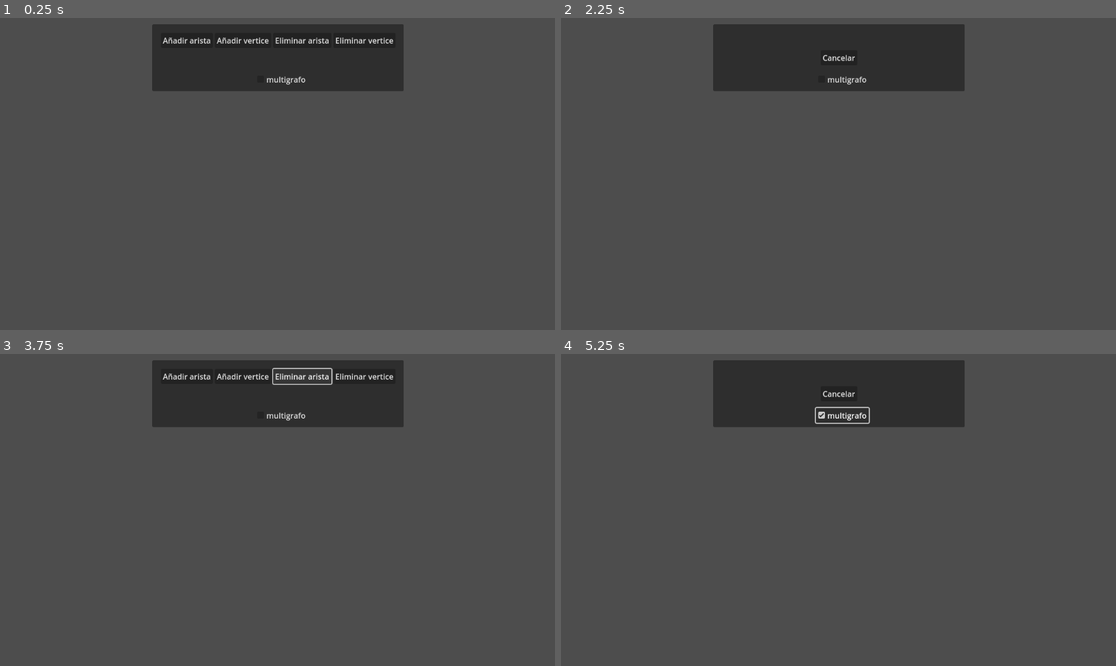
Above: before the commit, frames 1-4 (two rows, left to right).
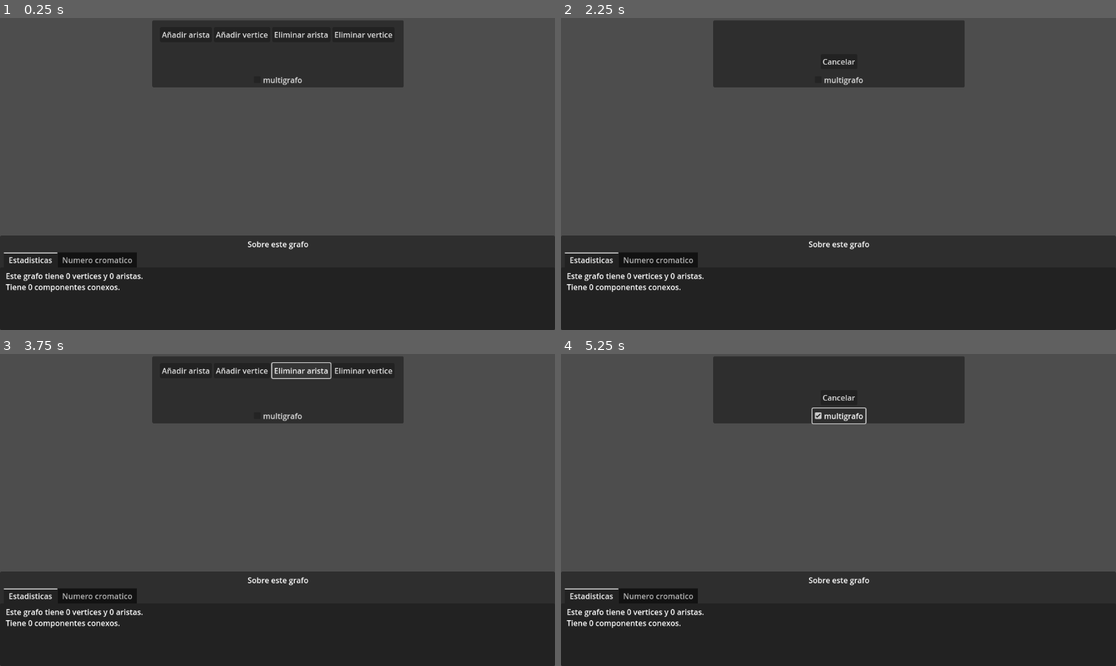
Above: after the commit, the same moments.

Repository: AndresDavidCalderon/exploragrafos
Game: Godot game, scene res://main.tscn
Two runs of this game, one before a commit and one after it. Both use one fixed random seed, a clock stepped at 60 frames per second and the inputs below.
Inputs:
- Up to frame 1 (0.25 s): no input
- Up to frame 2 (2.25 s): click "Añadir arista" at 0.5 s; click "Listo" at 1.25 s; click "Añadir vertice" at 2 s
- Up to frame 3 (3.75 s): click "Cancelar" at 2.75 s; click "Eliminar arista" at 3.5 s
- Up to frame 4 (5.25 s): click "Eliminar vertice" at 4.25 s; click "multigrafo" at 5 s

The runs differ from the first frame. In frame 1, 32% of the frame differs, in the area x 0-100%, y 0-100%; in frame 2, 31%; in frame 3, 32%; in frame 4, 31%.

Commit message:
sobre el grafo

Diff:
--- a/caja_herramientas.gd
+++ b/caja_herramientas.gd
@@ -1,6 +1,7 @@
 extends Panel
 
 @onready var mundo = get_node("/root/World")
+
 
 func _on_world_estado_cambiado(nuevoEstado:int) -> void:
     if nuevoEstado!=mundo.Estados.ESPERA:
--- a/entidades/arista.gd
+++ b/entidades/arista.gd
@@ -4,6 +4,7 @@
 var fin:Vertice
 
 func configurar(inicio_nuevo:Vertice,fin_nuevo:Vertice)->void:
+    # El inicio es siempre el de menor indice.
     inicio=inicio_nuevo if inicio_nuevo.get_index()<fin_nuevo.get_index() else fin_nuevo
     fin=fin_nuevo if inicio_nuevo.get_index()<fin_nuevo.get_index() else inicio_nuevo
     inicio.aristas.append(self)
@@ -32,4 +33,9 @@
 func eliminar()->void:
     inicio.aristas.erase(self)
     fin.aristas.erase(self)
+    var aristasTotales=get_parent().aristas
+    aristasTotales.erase(self)
     queue_free()
+
+func opuesto(vertice:Vertice):
+    return fin if inicio==vertice else inicio
--- a/entidades/vertice.gd
+++ b/entidades/vertice.gd
@@ -2,9 +2,11 @@
 extends Node
 
 var aristas=[]
+var nombre=""
 
 func _ready() -> void:
 	get_parent().seleccion_cambiada.connect(seleccion_cambiada)
+	nombre=str(get_index())
 
 func _on_seleccion_pressed() -> void:
 	get_parent().vertice_seleccionado(self)
@@ -16,7 +18,7 @@
 		$TickSeleccionado.hide()
 
 func eliminar() -> void:
-	for arista in aristas:
+	for arista in aristas.duplicate():
 		arista.eliminar()
 	queue_free()
 
@@ -32,3 +34,6 @@
 		if arista.inicio==vertice or arista.fin==vertice:
 			aristas_seleccionadas.append(arista)
 	return aristas_seleccionadas
+
+func colorear(color:Color) -> void:
+	$Sprite2D.modulate=color
--- a/entidades/vertice.tscn
+++ b/entidades/vertice.tscn
@@ -1,8 +1,9 @@
-[gd_scene load_steps=4 format=3 uid="uid://ca0qb0ckmyho4"]
+[gd_scene load_steps=5 format=3 uid="uid://ca0qb0ckmyho4"]
 
 [ext_resource type="Texture2D" uid="uid://77ttwhjoffo0" path="res://entidades/vertice.png" id="1_bv1u3"]
 [ext_resource type="Script" uid="uid://6jy33f374r1k" path="res://entidades/vertice.gd" id="1_hv7fp"]
 [ext_resource type="Texture2D" uid="uid://cro2a5xxtl833" path="res://entidades/seleccion.png" id="3_u3r41"]
+[ext_resource type="Texture2D" uid="uid://c0jiwepxc62wq" path="res://entidades/error_bipartito.png" id="4_xvijj"]
 
 [node name="Vertice" type="Node2D"]
 script = ExtResource("1_hv7fp")
@@ -23,4 +24,8 @@
 position = Vector2(-1, 2)
 texture = ExtResource("3_u3r41")
 
+[node name="ErrorBipartito" type="Sprite2D" parent="."]
+visible = false
+texture = ExtResource("4_xvijj")
+
 [connection signal="pressed" from="Seleccion" to="." method="_on_seleccion_pressed"]
--- /dev/null
+++ b/estadisticas.gd
@@ -0,0 +1,12 @@
+extends Control
+
+func _ready() -> void:
+    get_parent().set_tab_title(0,"Estadisticas")
+    Globals.grafo.grafo_cambiado.connect(actualizar)
+    actualizar()
+    visibility_changed.connect(actualizar)
+
+func actualizar():
+    $RichTextLabel.text="Este grafo tiene " + str(Globals.grafo.vertices.size()) + " vertices y " + str(Globals.grafo.aristas.size()) + " aristas."
+    $RichTextLabel.text+="\n"
+    $RichTextLabel.text+="Tiene " + str(Globals.grafo.obtener_componentes_conexos().size()) + " componentes conexos."
--- /dev/null
+++ b/globals.gd
@@ -0,0 +1,3 @@
+extends Node
+
+var grafo
--- a/main.tscn
+++ b/main.tscn
@@ -1,9 +1,11 @@
-[gd_scene load_steps=5 format=3 uid="uid://bh0bqya2jla5j"]
+[gd_scene load_steps=7 format=3 uid="uid://bh0bqya2jla5j"]
 
 [ext_resource type="Script" uid="uid://dy6kysucj6gjc" path="res://world.gd" id="1_ig7tw"]
 [ext_resource type="PackedScene" uid="uid://ca0qb0ckmyho4" path="res://entidades/vertice.tscn" id="2_0xm2m"]
 [ext_resource type="PackedScene" uid="uid://cqqgkgi6it0ng" path="res://entidades/arista.tscn" id="3_1bvp3"]
 [ext_resource type="Script" uid="uid://u5dovwfqvhxf" path="res://caja_herramientas.gd" id="3_h2yge"]
+[ext_resource type="Script" uid="uid://cn4si5v8371jp" path="res://estadisticas.gd" id="5_7mycd"]
+[ext_resource type="Script" uid="uid://bski57waoy50a" path="res://numero_cromatico.gd" id="5_lquwl"]
 
 [node name="World" type="Node"]
 script = ExtResource("1_ig7tw")
@@ -17,21 +19,20 @@
 anchor_left = 0.5
 anchor_right = 0.5
 offset_left = -260.0
-offset_top = 13.0
+offset_top = 5.0
 offset_right = 262.0
-offset_bottom = 152.0
+offset_bottom = 144.0
 grow_horizontal = 2
 script = ExtResource("3_h2yge")
 
 [node name="Herramientas" type="HBoxContainer" parent="UI/Top"]
-layout_mode = 1
-anchors_preset = 5
+layout_mode = 2
 anchor_left = 0.5
 anchor_right = 0.5
-offset_left = -243.0
-offset_top = 18.0
-offset_right = 244.0
-offset_bottom = 49.0
+offset_left = -245.0
+offset_top = 14.0
+offset_right = 242.0
+offset_bottom = 45.0
 grow_horizontal = 2
 
 [node name="AddArista" type="Button" parent="UI/Top/Herramientas"]
@@ -52,27 +53,99 @@
 
 [node name="Cancelar" type="Button" parent="UI/Top"]
 visible = false
-layout_mode = 1
-anchors_preset = 8
+layout_mode = 2
 anchor_left = 0.5
 anchor_top = 0.5
 anchor_right = 0.5
 anchor_bottom = 0.5
-offset_left = -4.0
-offset_top = -4.0
-offset_right = 4.0
-offset_bottom = 4.0
+offset_left = -37.0
+offset_right = 37.0
+offset_bottom = 31.0
 grow_horizontal = 2
 grow_vertical = 2
 text = "cancelar"
 
 [node name="Multigrafo" type="CheckBox" parent="UI/Top"]
-layout_mode = 0
-offset_left = 213.0
-offset_top = 99.0
-offset_right = 237.0
-offset_bottom = 123.0
+layout_mode = 2
+anchor_left = 0.5
+anchor_top = 1.0
+anchor_right = 0.5
+anchor_bottom = 1.0
+offset_left = -55.0
+offset_top = -31.0
+offset_right = 55.0
+grow_horizontal = 2
+grow_vertical = 0
 text = "multigrafo"
+
+[node name="Panel" type="Panel" parent="UI"]
+anchors_preset = 12
+anchor_top = 1.0
+anchor_right = 1.0
+anchor_bottom = 1.0
+offset_top = -196.0
+grow_horizontal = 2
+grow_vertical = 0
+
+[node name="Title" type="Label" parent="UI/Panel"]
+layout_mode = 1
+anchors_preset = 10
+anchor_right = 1.0
+offset_left = 4.0
+offset_top = 6.0
+offset_bottom = 29.0
+grow_horizontal = 2
+text = "Sobre este grafo"
+horizontal_alignment = 1
+
+[node name="TabContainer" type="TabContainer" parent="UI/Panel"]
+layout_mode = 1
+anchors_preset = 15
+anchor_right = 1.0
+anchor_bottom = 1.0
+offset_top = 35.0
+grow_horizontal = 2
+grow_vertical = 2
+current_tab = 0
+
+[node name="Estadisticas" type="Control" parent="UI/Panel/TabContainer"]
+layout_mode = 2
+script = ExtResource("5_7mycd")
+metadata/_tab_index = 0
+
+[node name="RichTextLabel" type="RichTextLabel" parent="UI/Panel/TabContainer/Estadisticas"]
+layout_mode = 1
+anchors_preset = 15
+anchor_right = 1.0
+anchor_bottom = 1.0
+offset_left = 12.0
+offset_top = 6.0
+offset_right = -9.0
+offset_bottom = -7.0
+grow_horizontal = 2
+grow_vertical = 2
+
+[node name="NumeroCromatico" type="Control" parent="UI/Panel/TabContainer"]
+visible = false
+layout_mode = 2
+script = ExtResource("5_lquwl")
+metadata/_tab_index = 1
+
+[node name="RichTextLabel" type="RichTextLabel" parent="UI/Panel/TabContainer/NumeroCromatico"]
+layout_mode = 1
+anchors_preset = 15
+anchor_right = 1.0
+anchor_bottom = 1.0
+offset_left = 12.0
+offset_top = 5.0
+offset_right = -11.0
+offset_bottom = -10.0
+grow_horizontal = 2
+grow_vertical = 2
+bbcode_enabled = true
+
+[node name="Camera2D" type="Camera2D" parent="."]
+position = Vector2(574, 323)
 
 [connection signal="estado_cambiado" from="." to="UI/Top" method="_on_world_estado_cambiado"]
 [connection signal="pressed" from="UI/Top/Herramientas/AddArista" to="." method="_on_add_arista_pressed"]
--- /dev/null
+++ b/numero_cromatico.gd
@@ -0,0 +1,73 @@
+extends Control
+
+var coloreado=false
+
+var vertices_rojos:Array[Vertice]=[]
+var vertices_azules:Array[Vertice]=[]
+var no_bipartito_por:Array[Vertice]=[]
+
+func _ready() -> void:
+    get_parent().set_tab_title(1,"Numero cromatico")
+    Globals.grafo.grafo_cambiado.connect(actualizarContenido)
+    visibility_changed.connect(actualizarContenido)
+
+
+func actualizarContenido():
+    for vertice in Globals.grafo.vertices:
+        vertice.colorear(Color(1,1,1))
+        vertice.get_node("ErrorBipartito").hide()
+
+    if visible:
+        if es_bipartito():
+            $RichTextLabel.text="El grafo es bipartito."
+        else:
+            $RichTextLabel.text="El grafo no es bipartito."
+
+        for vertice in vertices_rojos:
+            vertice.colorear(Color(1,0,0))
+        for vertice in vertices_azules:
+            vertice.colorear(Color(0,0,1))
+        for vertice in no_bipartito_por:
+            vertice.get_node("ErrorBipartito").show()
+        coloreado=true
+    else:
+        if coloreado:
+            coloreado=false
+
+func es_bipartito():
+    vertices_azules.clear()
+    vertices_rojos.clear()
+    no_bipartito_por.clear()
+    for componente_conexo in Globals.grafo.obtener_componentes_conexos():
+        var vertice_inicial:Vertice=componente_conexo[0]
+        vertices_rojos.append(vertice_inicial)
+        if not colorear_bipartito(vertice_inicial):
+            return false
+    return true
+
+func colorear_bipartito(vertice:Vertice):
+    if vertices_rojos.has(vertice):
+        for arista in vertice.aristas:
+            var vertice_opuesto=arista.opuesto(vertice)
+            if vertices_rojos.has(vertice_opuesto):
+                no_bipartito_por.append(vertice)
+                no_bipartito_por.append(vertice_opuesto)
+                return false
+            if not vertices_azules.has(vertice_opuesto):
+                vertices_azules.append(vertice_opuesto)
+                if not colorear_bipartito(vertice_opuesto):
+                    return false
+
+    if vertices_azules.has(vertice):
+        for arista in vertice.aristas:
+            var vertice_opuesto=arista.opuesto(vertice)
+            if vertices_azules.has(vertice_opuesto):
+                no_bipartito_por.append(vertice)
+                no_bipartito_por.append(vertice_opuesto)
+                return false
+            if not vertices_rojos.has(vertice_opuesto):
+                vertices_rojos.append(vertice_opuesto)
+                if not colorear_bipartito(vertice_opuesto):
+                    return false
+
+    return true
--- a/project.godot
+++ b/project.godot
@@ -18,6 +18,7 @@
 [autoload]
 
 ToastParty="*res://addons/toastparty/toast-autoload.gd"
+Globals="*res://globals.gd"
 
 [editor_plugins]
 
--- a/world.gd
+++ b/world.gd
@@ -2,6 +2,7 @@
 
 signal estado_cambiado(nuevoEstado:Estados)
 signal seleccion_cambiada(seleccion:Array)
+signal grafo_cambiado()
 
 enum Estados{
 	ESPERA,
@@ -17,6 +18,11 @@
 var multigrafo=false
 var estado=Estados.ESPERA
 var seleccion:Array=[Node]
+var vertices=[]
+var aristas=[]
+
+func _init() -> void:
+	Globals.grafo=self
 
 func _unhandled_input(event: InputEvent) -> void:
 	if event is InputEventMouseButton and event.is_pressed():
@@ -24,6 +30,8 @@
 			var nuevoVertice=escenaVertice.instantiate()
 			add_child(nuevoVertice)
 			nuevoVertice.global_position=get_viewport().get_mouse_position()
+			vertices.append(nuevoVertice)
+			grafo_cambiado.emit()
 
 
 func _on_add_arista_pressed() -> void:
@@ -53,7 +61,9 @@
 
 func vertice_seleccionado(vertice:Vertice):
 	if estado==Estados.QUITARVERTICE:
+		vertices.erase(vertice)
 		vertice.eliminar()
+		grafo_cambiado.emit()
 	if estado==Estados.ADDARISTA:
 		if seleccion.has(vertice):
 			seleccion.erase(vertice)
@@ -67,6 +77,8 @@
 				var arista=escenaArista.instantiate()
 				add_child(arista)
 				arista.configurar(seleccion[0],seleccion[1])
+				aristas.append(arista)
+				grafo_cambiado.emit()
 			else:
 				ToastParty.show({"text":"Un grafo simple no puede tener dos aristas entre los mismos vertices","duration":2})
 			limpiar_seleccion()
@@ -74,3 +86,22 @@
 
 func _on_multigrafo_toggled(toggled_on: bool) -> void:
 	multigrafo=toggled_on
+
+func obtener_componentes_conexos()->Array:
+	var componentes_conexos=[]
+	var vertices_por_explorar=vertices.duplicate()
+	while vertices_por_explorar.size()>0:
+		var vertice=vertices_por_explorar.pop_front()
+		var componente_conexo=[vertice]
+		añadir_vertice_y_vecinos_a_componente(vertice,componente_conexo)
+		for explorado in componente_conexo:
+			vertices_por_explorar.erase(explorado)
+		componentes_conexos.append(componente_conexo)
+	return componentes_conexos
+
+func añadir_vertice_y_vecinos_a_componente(vertice,componente_conexo):
+	for arista in vertice.aristas:
+		var opuesto=arista.opuesto(vertice)
+		if not componente_conexo.has(opuesto):
+			componente_conexo.append(opuesto)
+			añadir_vertice_y_vecinos_a_componente(opuesto,componente_conexo)
Binary file added: entidades/error_bipartito.aseprite
Binary file added: entidades/error_bipartito.png
Not shown, added: entidades/error_bipartito.png.import
Not shown, added: estadisticas.gd.uid
Not shown, added: globals.gd.uid
Not shown, added: numero_cromatico.gd.uid
